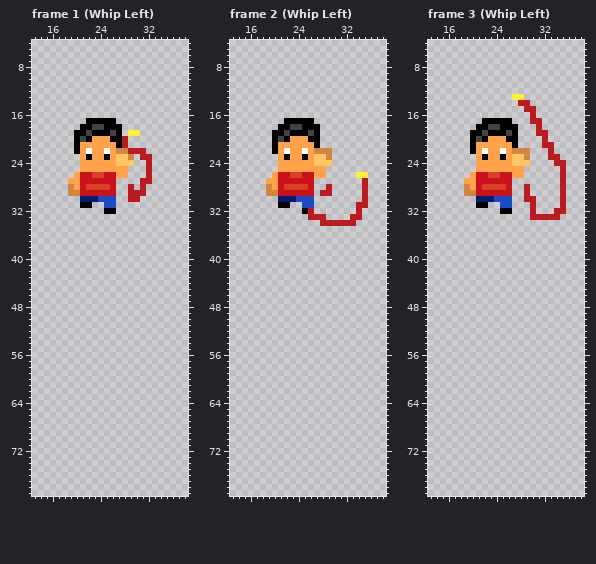
Pixel-art file: Assets/Sprites/Weapons/whip_down.aseprite. The first picture shows the starting point.
48x96 pixels, 15 frames. Shown: frame 1 (Whip Left): x 13..38, y 4..79; frame 2 (Whip Left): x 13..38, y 4..79; frame 3 (Whip Left): x 13..38, y 4..79. The commit also changed other frames, which this record leaves out.
Now the later version:
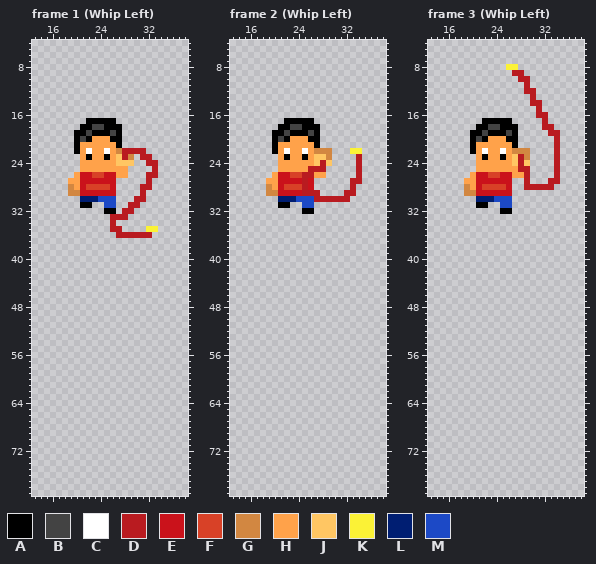
Palette (. is transparent): A #000000  B #434343  C #ffffff  D #b91b20  E #ca121b  F #d84127  G #d28741  H #ffa24a  J #ffc663  K #fbf236  L #001e72  M #1c49c6
Commit message: finished whip_down, exported actual spritesheets
Difference:
Frame 1 (Whip Left), layer "Layer 2":
There is now colour D in rows 24 to 26 at x 33; in row 28 at x 32; in row 30 at x 31; in row 31 at x 29 to 30; in row 32 at x 28 to 29; in row 33 at x 26 to 28.
There is now colour D in row 34 at x 26; in row 35 at x 26 to 27; in row 36 at x 27 to 32.
The edit turns colour G into colour D in row 22 at x 28.
The edit turns colour J into colour D in row 23 at x 28.
There is now colour K in row 35 at x 32 to 33.
The edit erases colour D in rows 20 to 21 at x 28; in row 25 at x 32; in row 27 at x 31; in row 28 at x 29; in row 29 at x 29 to 30; in row 30 at x 29.
The edit erases colour K in row 19 at x 29 to 30.
Frame 2 (Whip Left), layer "Layer 2":
The edit turns colour D into colour A in row 32 at x 26.
There is now colour D in rows 23 to 25 at x 34; in row 27 at x 33 to 34; in row 28 at x 33; in row 29 at x 27 and 32 to 33; in row 30 at x 27 to 32.
The edit turns colour E into colour D in row 26 at x 25 to 26; in row 27 at x 25; in row 29 at x 25 to 26.
The edit turns colour F into colour D in row 28 at x 25.
The edit turns colour H into colour D in row 25 at x 26 to 28.
The edit turns colour J into colour D in row 24 at x 28.
The edit turns colour K into colour D in row 26 at x 34.
There is now colour K in row 22 at x 33 to 34.
The edit erases colour D in row 27 at x 35; in row 28 at x 29 and 35; in row 29 at x 28 to 29 and 35; in row 30 at x 35; in row 31 at x 34 to 35; in row 32 at x 34.
The edit erases colour D in row 33 at x 26 to 28 and 33 to 34; in row 34 at x 28 to 33.
The edit erases colour K in row 26 at x 35.
Frame 3 (Whip Left), layer "Layer 2":
There is now colour D in row 9 at x 27 to 28; in row 10 at x 28 to 29; in row 11 at x 29; in row 12 at x 29 to 30; in row 13 at x 30; in row 14 at x 30 to 31.
There is now colour D in row 15 at x 31; in row 16 at x 31 to 32; in row 17 at x 32; in row 18 at x 32 to 33; in row 19 at x 33 to 34; in rows 20 to 22 at x 34.
There is now colour D in rows 25 to 26 at x 29 and 34; in row 27 at x 29 and 33 to 34; in row 28 at x 30 to 33.
The edit turns colour H into colour D in row 25 at x 28.
The edit turns colour J into colour D in rows 23 to 24 at x 28.
There is now colour K in row 8 at x 26 to 27.
The edit erases colour D in row 14 at x 28 to 29; in row 15 at x 29 to 30; in row 16 at x 30; in row 17 at x 30 to 31; in row 18 at x 31; in row 19 at x 31 to 32.
The edit erases colour D in row 20 at x 32; in row 21 at x 32 to 33; in rows 22 to 23 at x 33; in rows 24 to 28 at x 35; in row 29 at x 29 and 35; in row 30 at x 29 to 30 and 35.
The edit erases colour D in row 31 at x 30 and 35; in row 32 at x 30 and 34 to 35; in row 33 at x 30 to 34.
The edit erases colour K in row 13 at x 27 to 28.
Pixel boxes of the changes (left, top, right, bottom) in both pictures:
changed: (110, 130, 158, 238)
changed: (302, 148, 368, 226)
changed: (506, 64, 566, 220)
